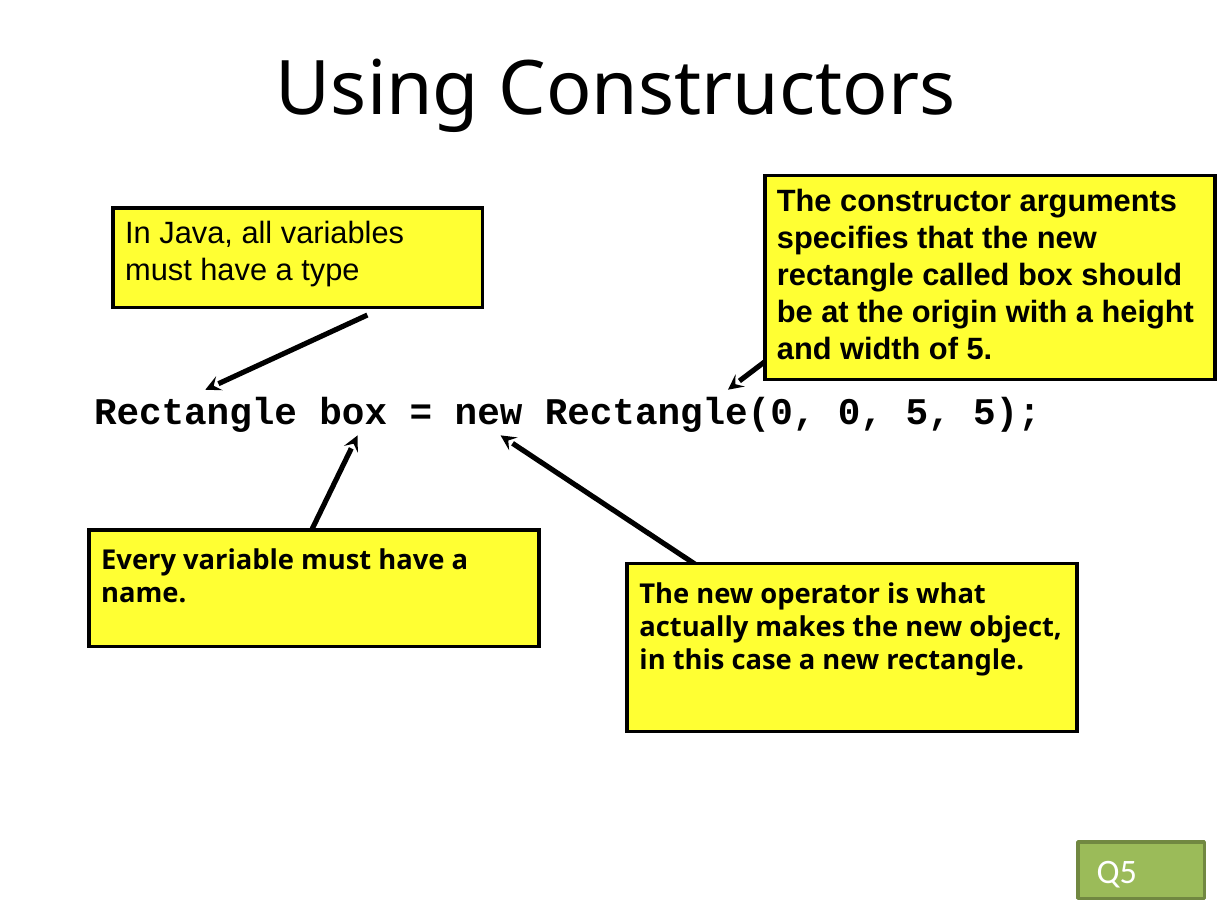
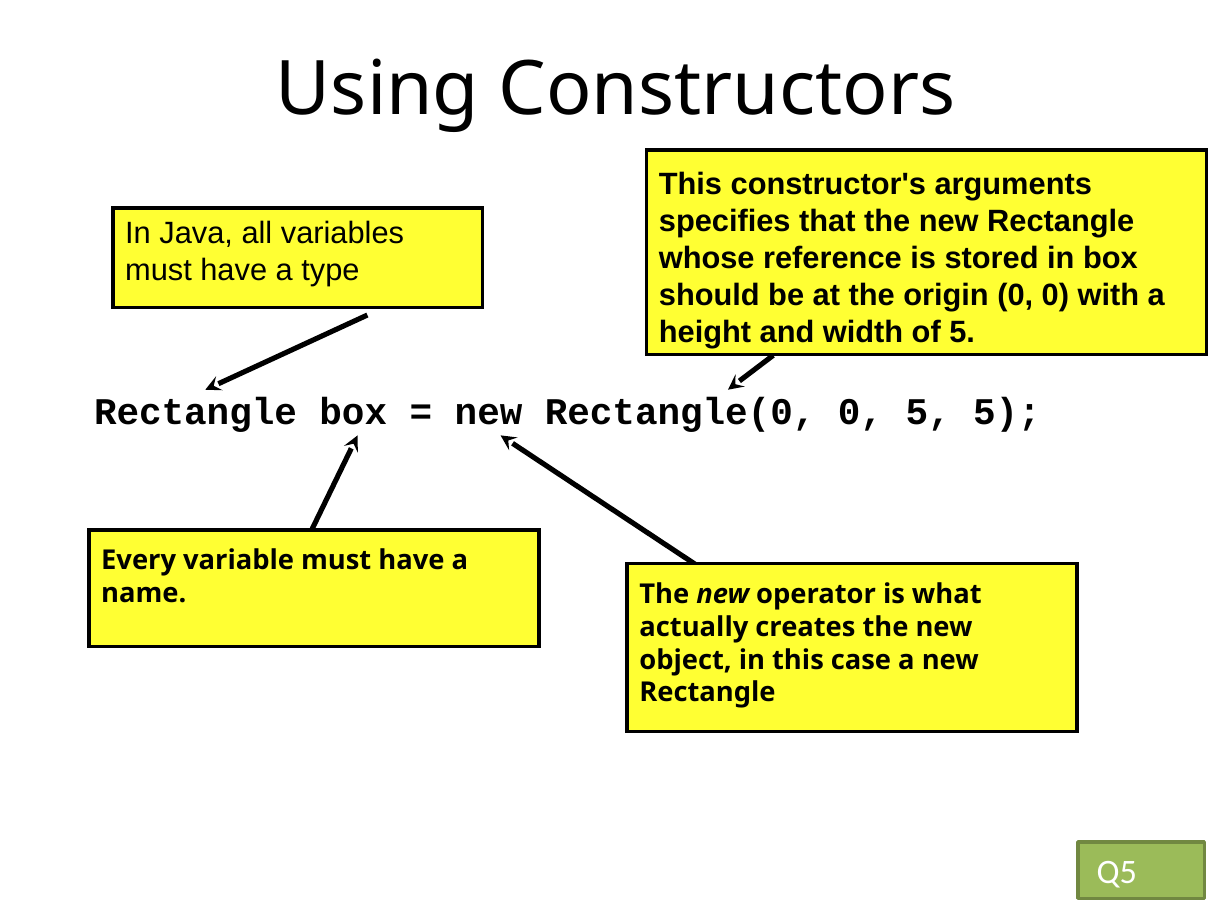
Before and after one commit to RHIT-CSSE/csse220, a slide deck: slide 26 of ClassMaterials/ObjectIntroAndMisc/Slides/ObjectIntroAndMisc.pptx (slide 22 before the commit). Drawn at 1232x924 pixels with LibreOffice and Linux fonts; fonts in the diff are those of the drawing. Boxes give left, top, right and bottom in pixels: in the first picture for what was removed or moved away, otherwise in the second. Text is boxed around its words. In the diff, an @@ line names an element or a change of style, - is before the commit and + after.

```diff
--- a/ClassMaterials/ObjectIntroAndMisc/Slides/ObjectIntroAndMisc.pptx
+++ b/ClassMaterials/ObjectIntroAndMisc/Slides/ObjectIntroAndMisc.pptx
@@ rectangle resized from (x1=765, y1=175, x2=1215, y2=379) to (x1=647, y1=150, x2=1207, y2=355) @@
@@ text at (x1=659, y1=171, x2=1165, y2=348): text changed @@
-The constructor arguments specifies that the new rectangle called box should be at the origin with a height and width of 5.
+This constructor's arguments specifies that the new Rectangle whose reference is stored in box should be at the origin (0, 0) with a height and width of 5.
@@ text at (x1=639, y1=582, x2=982, y2=708): text changed @@
-The new operator is what actually makes the new object, in this case a new rectangle.
+The new operator is what actually creates the new object, in this case a new Rectangle
```
Also in this commit, not shown: 8 other slides changed, 5 slides added.
